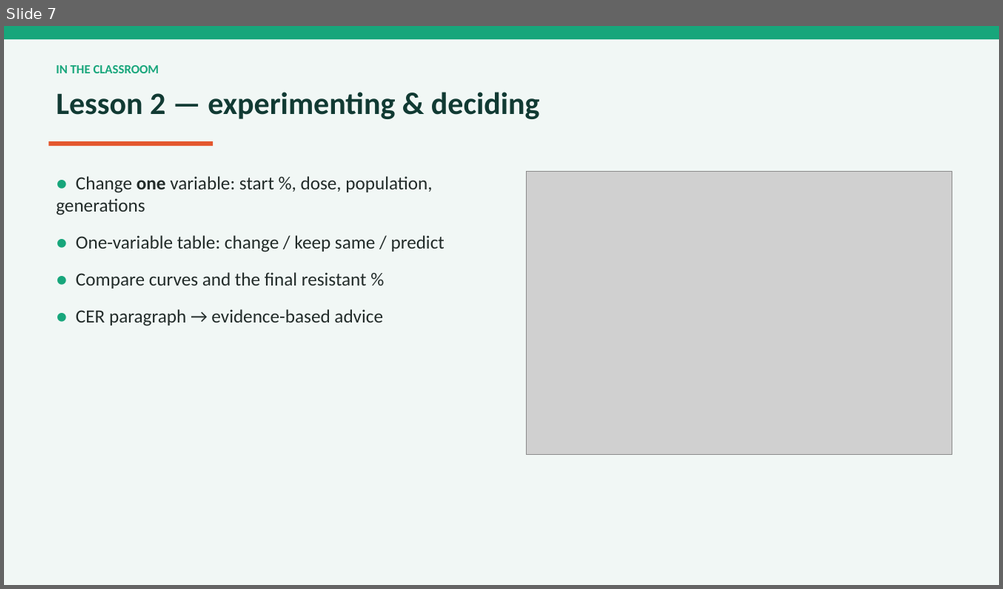
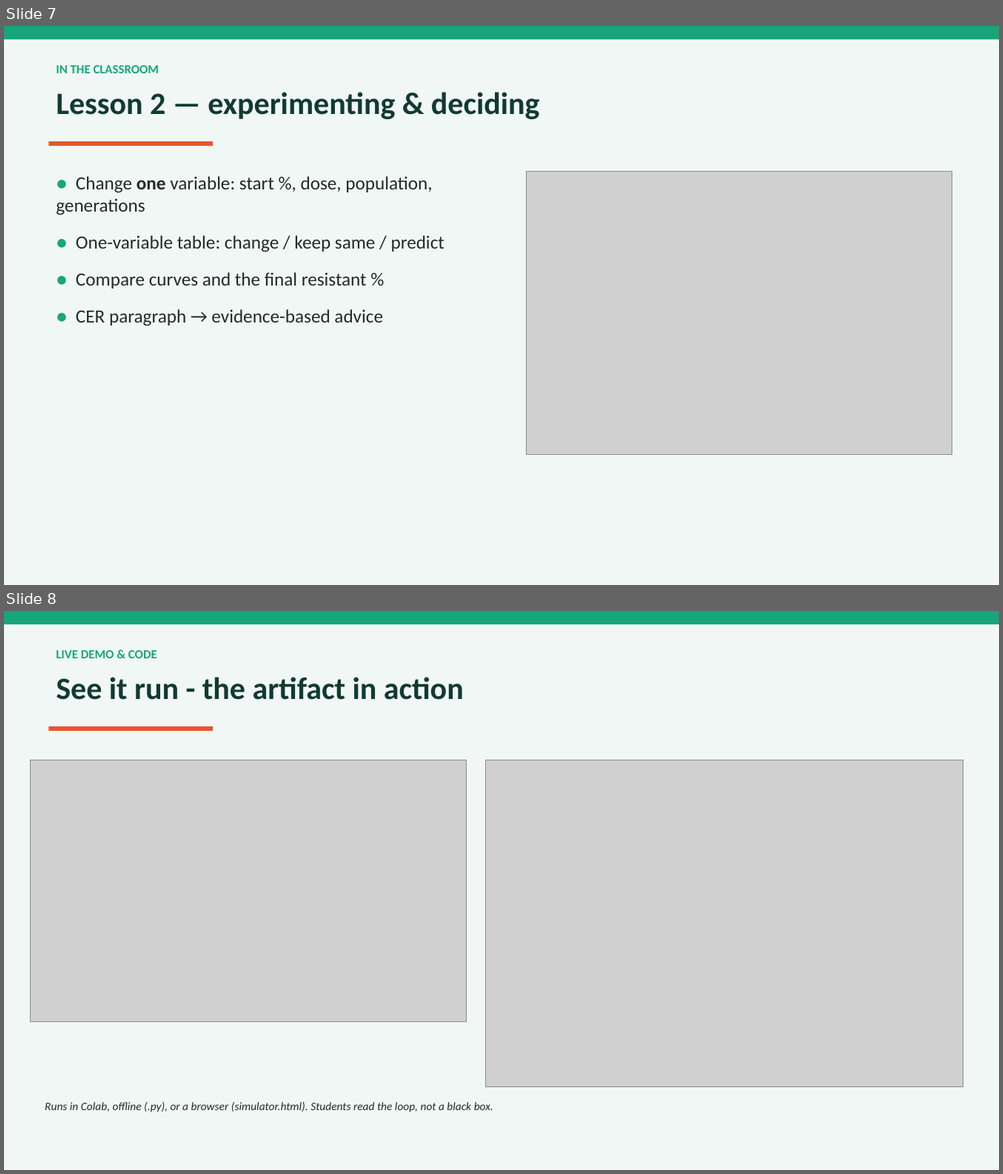
Before and after one commit to felixxxxx11/antibiotic-resistance-sim, a slide deck: INT6064 Individual Module - Slides - WUPENGHUI.pptx. Shown one above the other, each under a label of ours: slide 7 before the commit, slides 7 and 8 after it. The pictures are 1003x589 and 1003x1174 pixels, drawn with LibreOffice and Linux fonts; fonts in the diff are those of the drawing; grey boxes stand for pictures. Boxes give left, top, right and bottom in pixels: in the first picture for what was removed or moved away, otherwise in the second. Text is boxed around its words. In the diff, an @@ line names an element or a change of style, - is before the commit and + after.

Commit message:
Add UI/code screenshots, student handout, AI documentation, updated slides

```diff
--- a/INT6064 Individual Module - Slides - WUPENGHUI.pptx
+++ b/INT6064 Individual Module - Slides - WUPENGHUI.pptx
@@ slide 8 added at <box>4,611,999,1170</box>, background #FFFFFF @@
@@ rectangle added at <box>4,611,999,1170</box>, fill #F1F7F5 @@
@@ rectangle added at <box>4,611,999,624</box>, fill #17A67B @@
@@ text added at <box>56,650,157,658</box>, 12 pt, text #17A67B, bold @@
+LIVE DEMO & CODE
@@ text added at <box>56,677,464,700</box>, 30 pt, text #113A33, bold @@
+See it run - the artifact in action
@@ rectangle added at <box>48,726,213,731</box>, fill #E4572E @@
@@ picture added at <box>30,760,466,1022</box> @@
@@ picture added at <box>485,760,963,1088</box> @@
@@ text added at <box>45,1102,493,1113</box>, 11 pt, text #222B29, italic @@
+Runs in Colab, offline (.py), or a browser (simulator.html). Students read the loop, not a black box.
```
Also in this commit, not shown: 2 slides changed, 7 other files.
